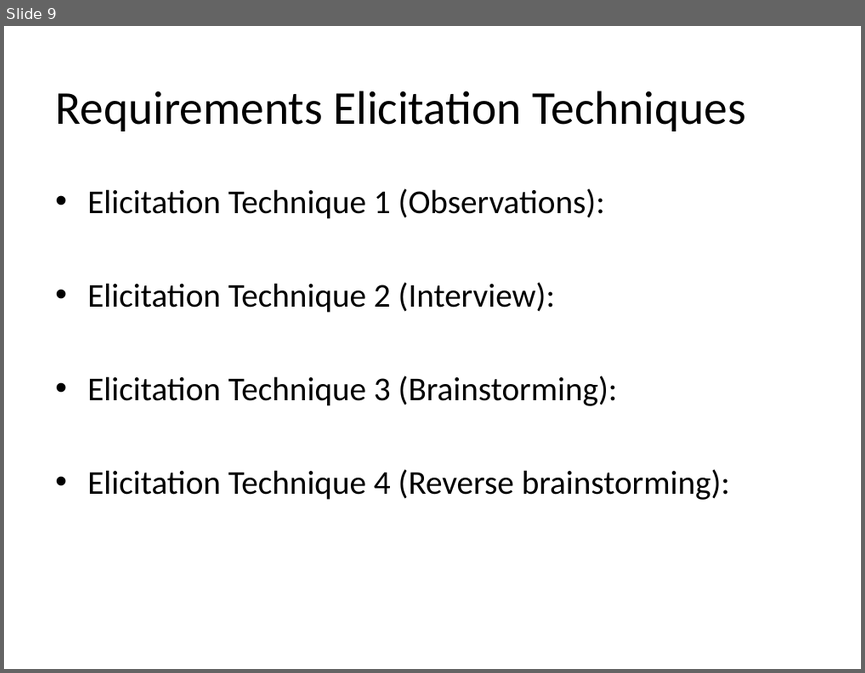
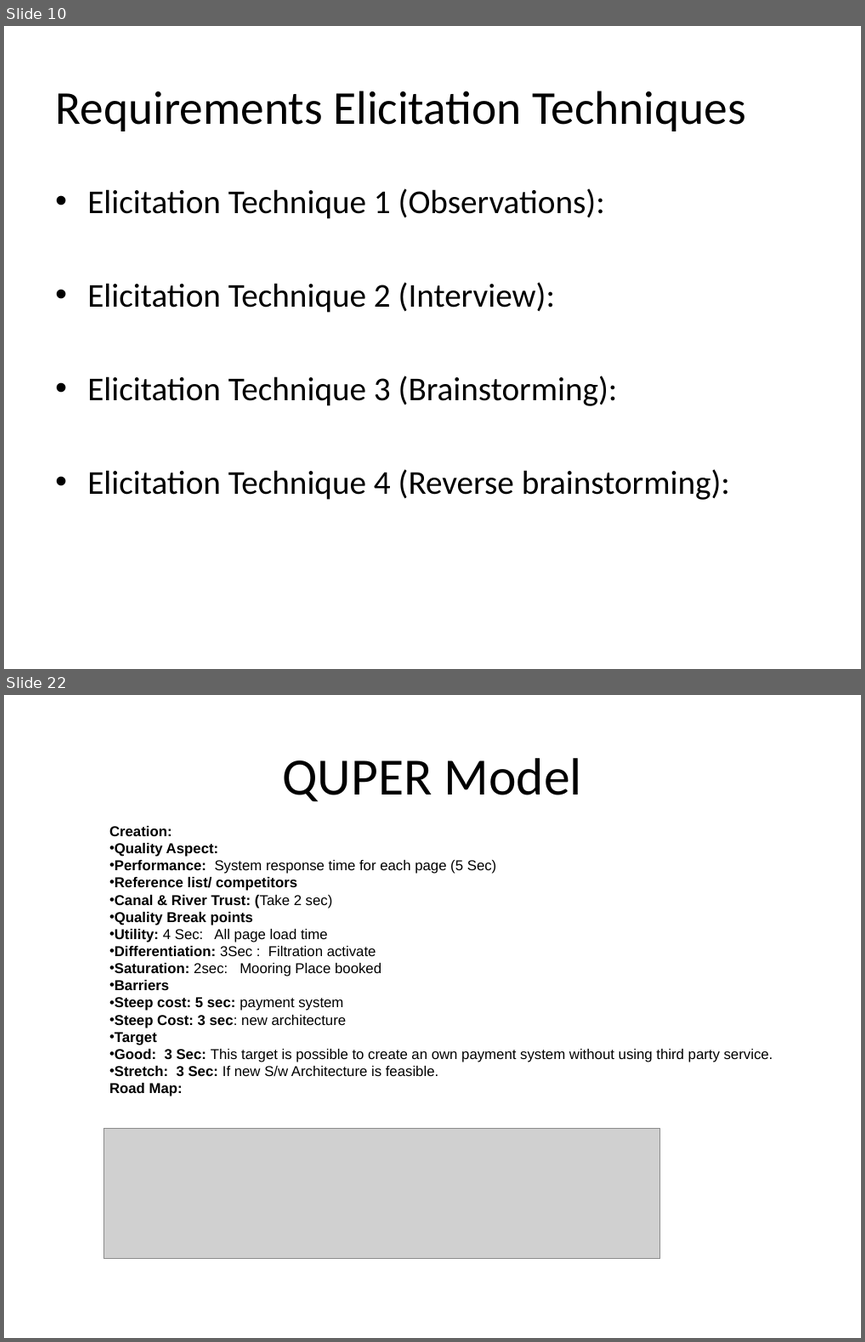
Before and after one commit to alihsn2010/REDocument, a slide deck: Software Requirement Engineering and product management.pptx. Shown one above the other, each under a label of ours: slide 9 before the commit, slides 10 and 22 after it; the slides between them are not shown. The pictures are 865x673 and 865x1342 pixels, drawn with LibreOffice and Linux fonts; fonts in the diff are those of the drawing; grey boxes stand for pictures. Boxes give left, top, right and bottom in pixels: in the first picture for what was removed or moved away, otherwise in the second. Text is boxed around its words. In the diff, an @@ line names an element or a change of style, - is before the commit and + after.

```diff
--- a/Software Requirement Engineering and product management.pptx
+++ b/Software Requirement Engineering and product management.pptx
@@ slide 22 added at [4, 695, 861, 1338], background #FFFFFF @@
@@ title added at [283, 758, 582, 801], 44 pt, text #000000 @@
+QUPER Model
@@ text added at [109, 826, 773, 1096], 12 pt, text #000000 @@
+Creation:
+• Quality Aspect:
+• Performance: System response time for each page (5 Sec)
+• Reference list/ competitors
+• Canal & River Trust: (Take 2 sec)
+• Quality Break points
+• Utility: 4 Sec: All page load time
+• Differentiation: 3Sec : Filtration activate
+• Saturation: 2sec: Mooring Place booked
+• Barriers
+• Steep cost: 5 sec: payment system
+• Steep Cost: 3 sec: new architecture
+• Target
+• Good: 3 Sec: This target is possible to create an own payment system without using third party service.
+• Stretch: 3 Sec: If new S/w Architecture is feasible.
+Road Map:
@@ picture added at [104, 1128, 660, 1258] @@
@@ what was slide 9 is now slide 10 @@
```
Also in this commit, not shown: 4 slides changed, 20 other slides added, 2 slides removed.
